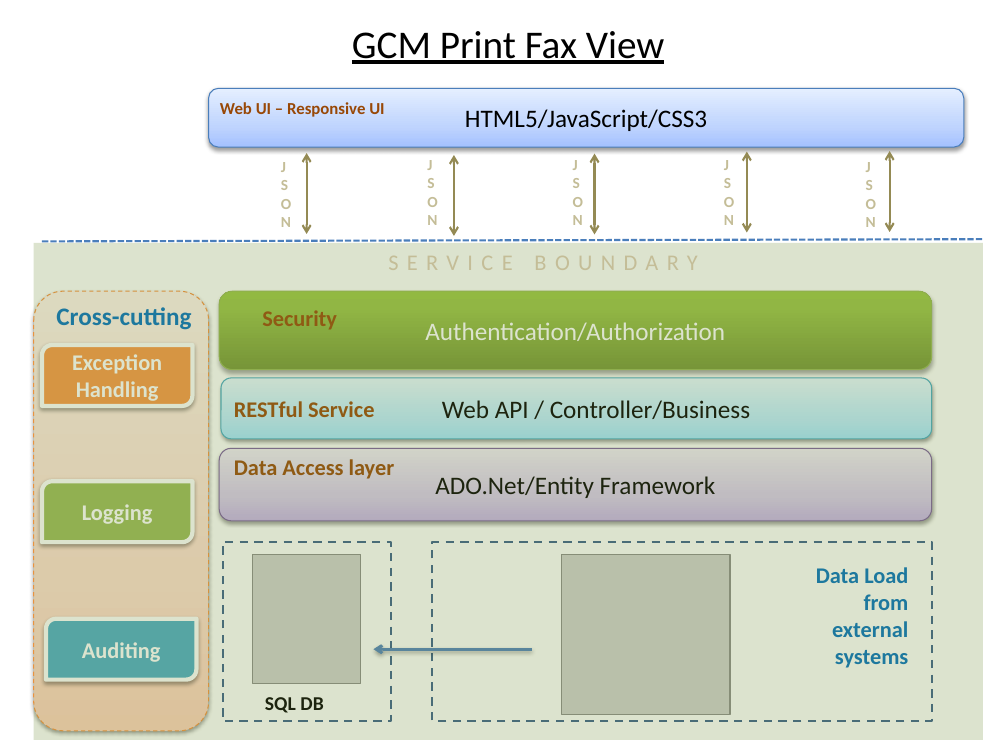
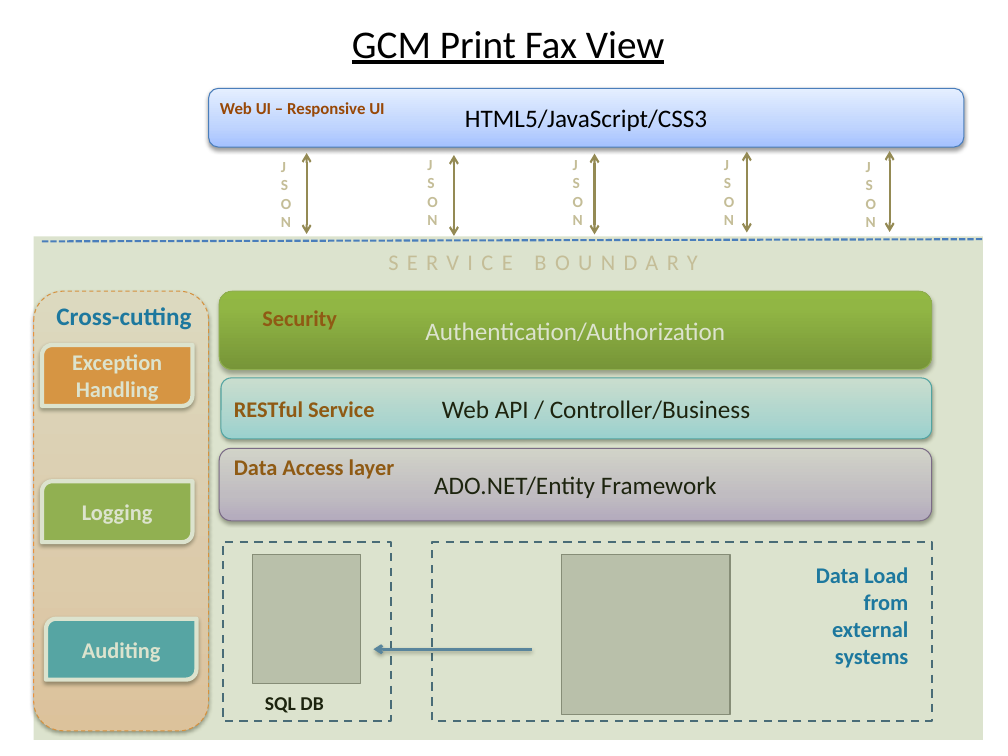
Before and after one commit to DCSGInterns/GUI, a slide deck: slide 2 of PPT/Intern Projects.pptx. Drawn at 1008x756 pixels with LibreOffice and Linux fonts; fonts in the diff are those of the drawing; grey boxes stand for pictures. Boxes give left, top, right and bottom in pixels: in the first picture for what was removed or moved away, otherwise in the second. Text is boxed around its words. In the diff, an @@ line names an element or a change of style, - is before the commit and + after.

Commit message:
Typos and other

```diff
--- a/PPT/Intern Projects.pptx
+++ b/PPT/Intern Projects.pptx
@@ rectangle: place and size @@
-rectangle at [33,243,983,740]
+rectangle at [33,237,983,741]
@@ text in rounded rectangle at [434,476,717,498]: text changed @@
-ADO.Net/Entity Framework
+ADO.NET/Entity Framework
```
Also in this commit, not shown: 1 other slide changed.
